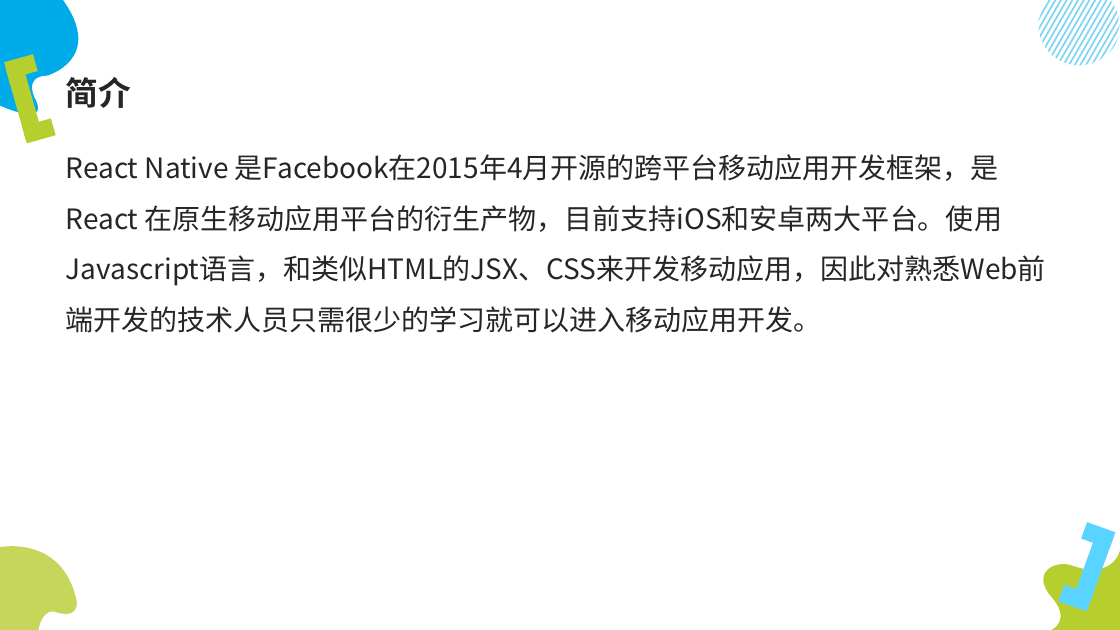
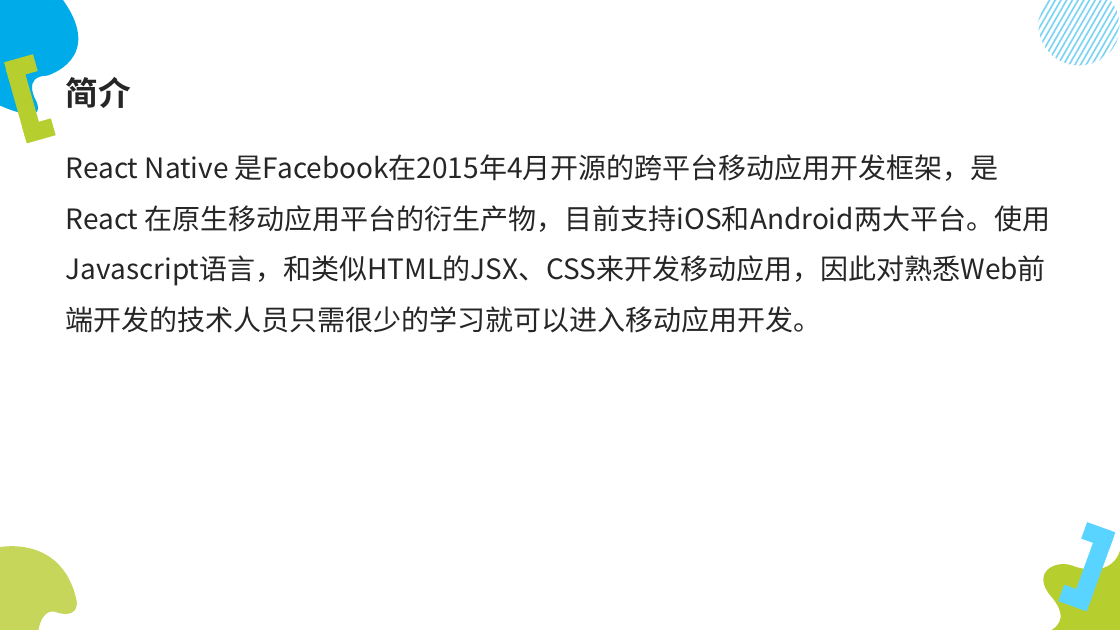
Before and after one commit to lumin824/hello-react-native, a slide deck: slide 6 of linkgap/ReactNative开发.pptx (slide 3 before the commit). Drawn at 1120x630 pixels with LibreOffice and Linux fonts; fonts in the diff are those of the drawing. Boxes give left, top, right and bottom in pixels: in the first picture for what was removed or moved away, otherwise in the second. Text is boxed around its words. In the diff, an @@ line names an element or a change of style, - is before the commit and + after.

```diff
--- a/linkgap/ReactNative开发.pptx
+++ b/linkgap/ReactNative开发.pptx
@@ text at (66,154,1050,333): text changed @@
-React Native 是Facebook在2015年4月开源的跨平台移动应用开发框架，是 React 在原生移动应用平台的衍生产物，目前支持iOS和安卓两大平台。使用Javascript语言，和类似HTML的JSX、CSS来开发移动应用，因此对熟悉Web前端开发的技术人员只需很少的学习就可以进入移动应用开发。
+React Native 是Facebook在2015年4月开源的跨平台移动应用开发框架，是 React 在原生移动应用平台的衍生产物，目前支持iOS和Android两大平台。使用Javascript语言，和类似HTML的JSX、CSS来开发移动应用，因此对熟悉Web前端开发的技术人员只需很少的学习就可以进入移动应用开发。
```
Also in this commit, not shown: 8 other slides changed, 17 slides added, 1 other file.
